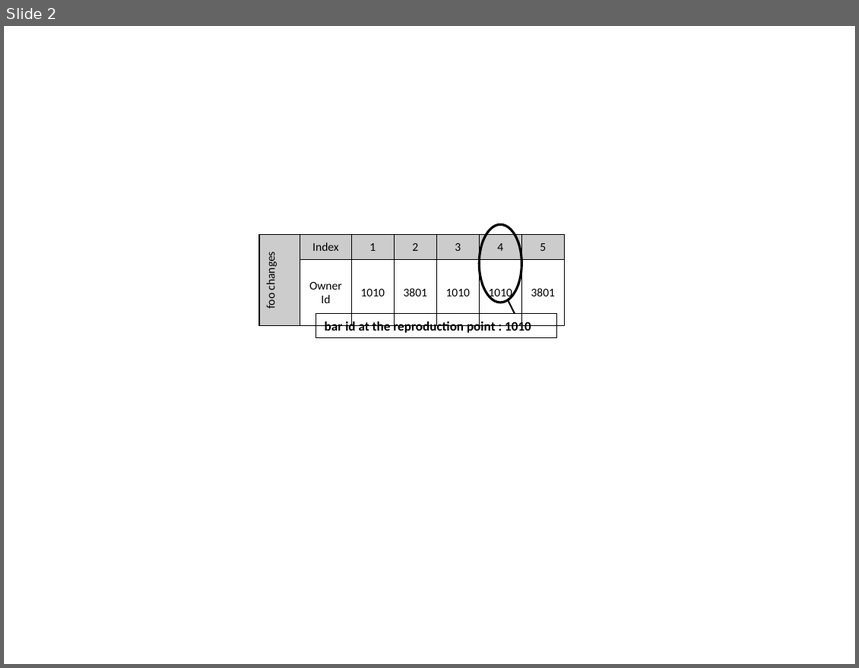
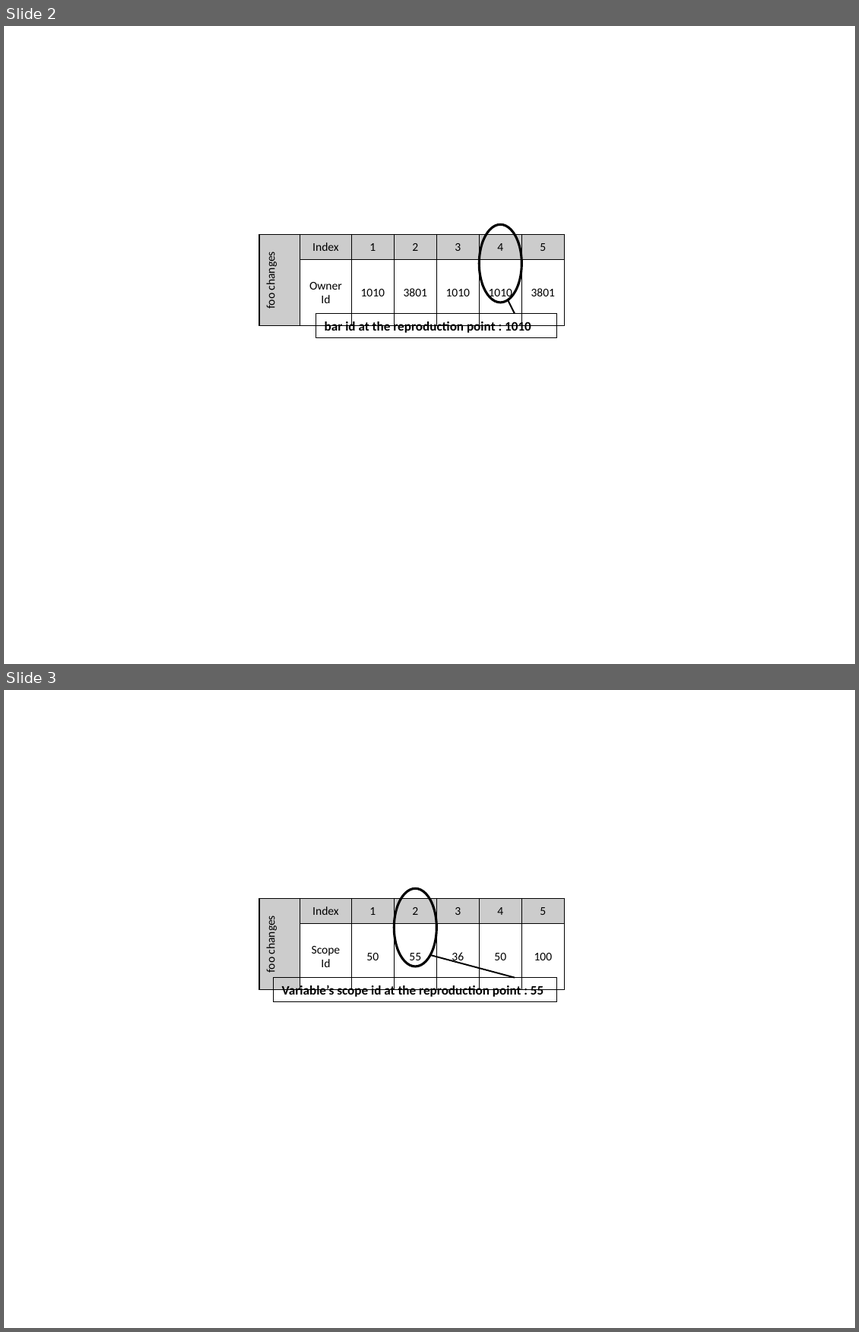
Before and after one commit to SoftwareEngineeringToolDemos/FSE-2011-Querypoint, a slide deck: papers/pldi2011/drawings.pptx. Shown one above the other, each under a label of ours: slide 2 before the commit, slides 2 and 3 after it. The pictures are 859x668 and 859x1332 pixels, drawn with LibreOffice and Linux fonts; fonts in the diff are those of the drawing. Boxes give left, top, right and bottom in pixels: in the first picture for what was removed or moved away, otherwise in the second. Text is boxed around its words. In the diff, an @@ line names an element or a change of style, - is before the commit and + after.

```diff
--- a/papers/pldi2011/drawings.pptx
+++ b/papers/pldi2011/drawings.pptx
@@ slide 3 added at [4,690,855,1328], background #FFFFFF @@
@@ ellipse added at [394,888,436,967], outline #000000 2 pt @@
@@ table added at [259,898,565,976], 2 rows, 7 columns @@
+foo changes | Index | 1 | 2 | 3 | 4 | 5
+ | Scope Id | 50 | 55 | 36 | 50 | 100
@@ line added from (515, 978) to (430, 955), #000000 1.25 pt @@
@@ rectangle added at [274,978,557,1002], outline #000000 0.75 pt, 11 pt, text #000000, bold @@
+Variable’s scope id at the reproduction point : 55
```
Also in this commit, not shown: 1 other slide added, 3 other files.
